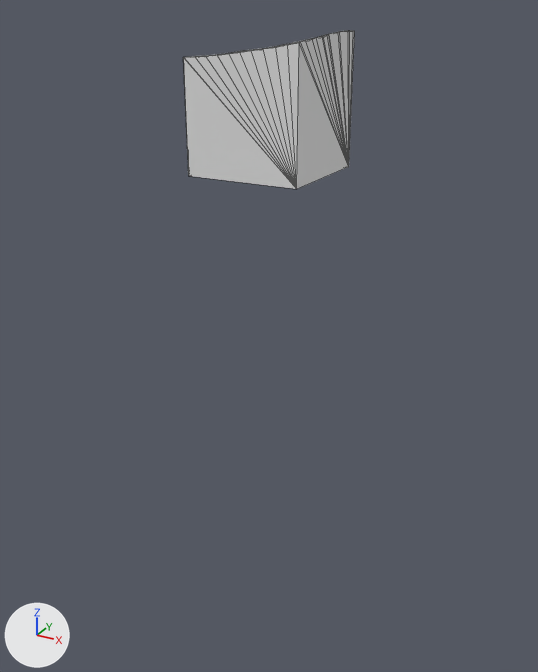
Two versions of the glTF model assets/terrain/surface_pieces/surf_6_38.glb, one commit apart.
Camera for both pictures: a 50 mm lens placed at (-62.2, -110.4, -23.7), pointed at (-77.8, -82.2, -37.8). The axes (+X, +Y, +Z) are drawn at lower left. The lights are the same throughout. The picture after the commit comes second. Mesh edges are drawn as thin lines. Where no turn or scale is listed for an object, it has been applied to the vertices.

The first picture shows 'geometry_0'.
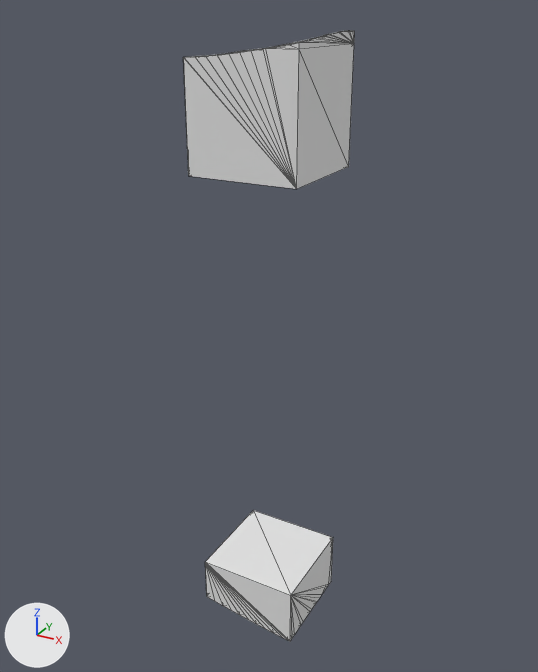
What differs and where, as boxes (x1, y1, x2, y2) in the pictures (538 x 672 px):
'layer_6', added
    after: (205, 510, 333, 641)

Patch to the scene script:
```diff
--- a/assets/terrain/surface_pieces/surf_6_38.glb.py
+++ b/assets/terrain/surface_pieces/surf_6_38.glb.py
@@ me_layer_6 @@
+me_layer_6.from_pydata(...)  # 81 vertices, 158 faces; spans x -80.0..-75.0, y -85.0..-80.0, z -53.05..-50.0
@@ ob_layer_6 @@
+ob_layer_6 = bpy.data.objects.new('layer_6', me_layer_6)
+ob_layer_6.location = (0.0, 0.0, 0.0)
```
